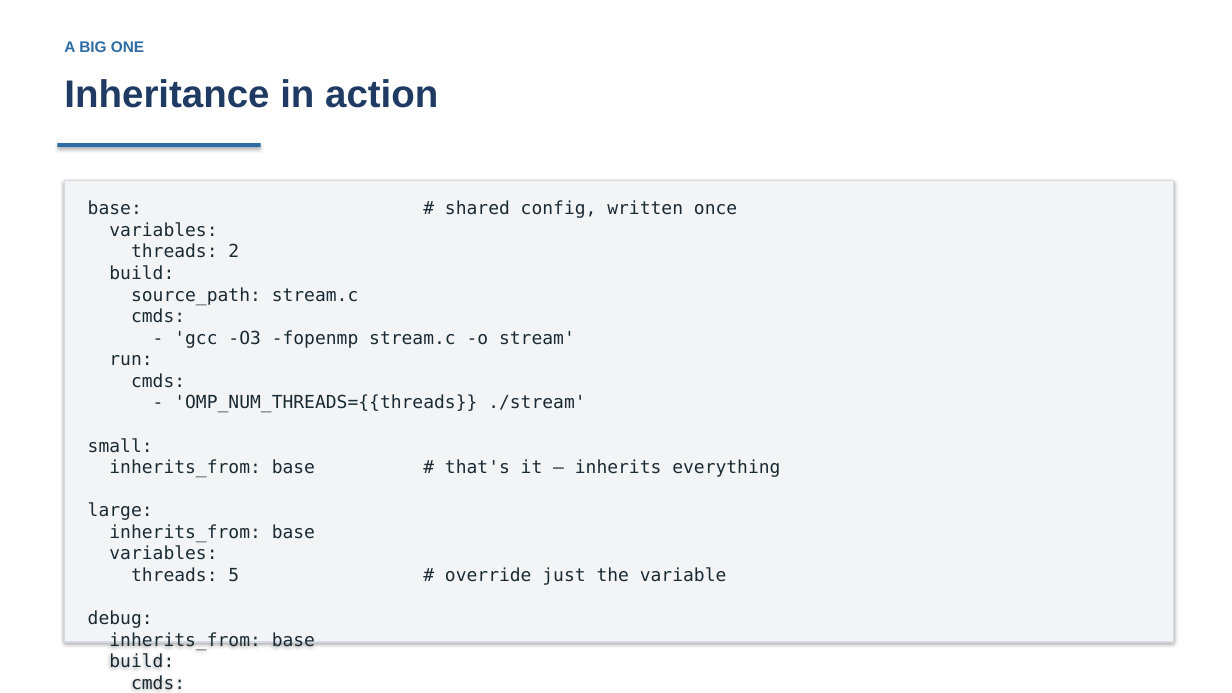
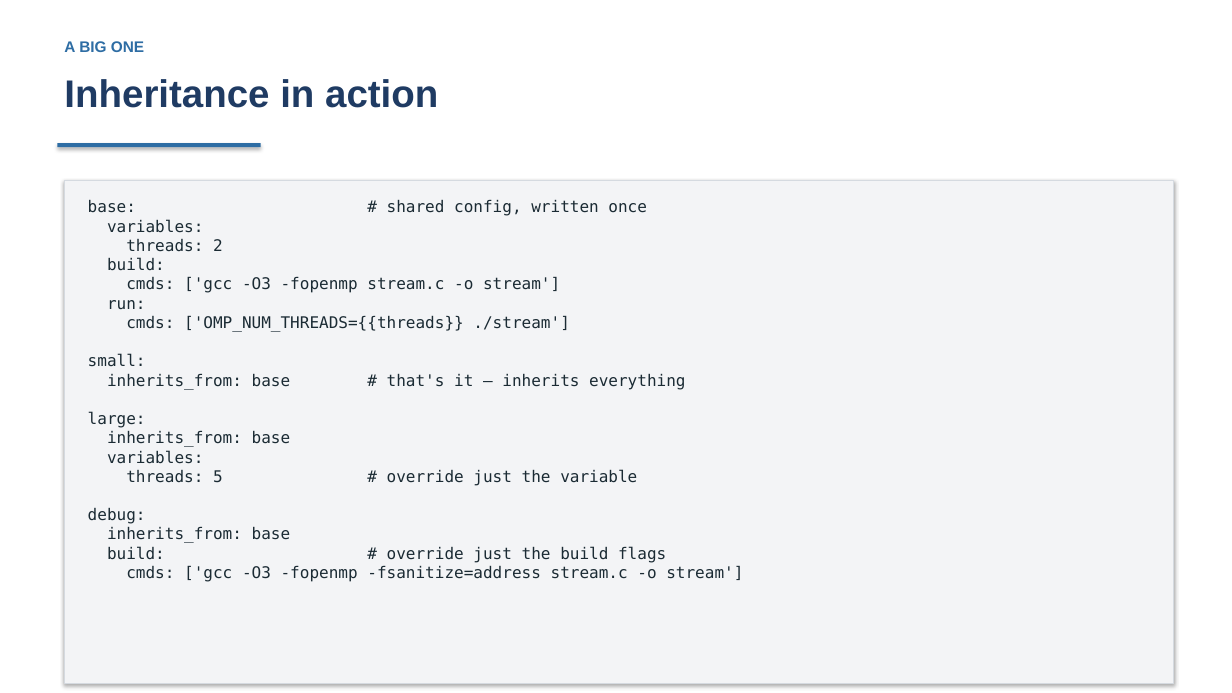
Before and after one commit to curtisecombsjr/pavilion-workshop, a slide deck: slide 12 of pavilion-workshop.pptx. Drawn at 1232x693 pixels with LibreOffice and Linux fonts; fonts in the diff are those of the drawing. Boxes give left, top, right and bottom in pixels: in the first picture for what was removed or moved away, otherwise in the second. Text is boxed around its words. In the diff, an @@ line names an element or a change of style, - is before the commit and + after.

```diff
--- a/pavilion-workshop.pptx
+++ b/pavilion-workshop.pptx
@@ rectangle "base: # shared config, written ...": place and size @@
-rectangle "base: # shared config, written ..." at [65, 180, 1174, 642]
+rectangle "base: # shared config, written ..." at [65, 180, 1174, 684]
@@ text in rectangle at [88, 199, 685, 543]: size 14 to 12.5 pt in "base: # shared config, written once", "variables:", "threads: 2", "build:" and 9 more places @@
@@ text in rectangle at [126, 276, 560, 293]: text changed; size 14 to 12.5 pt @@
-source_path: stream.c
-cmds:
-- 'gcc -O3 -fopenmp stream.c -o stream'
+cmds: ['gcc -O3 -fopenmp stream.c -o stream']
@@ text in rectangle at [126, 315, 569, 332]: text changed; size 14 to 12.5 pt @@
-cmds:
-- 'OMP_NUM_THREADS={{threads}} ./stream'
+cmds: ['OMP_NUM_THREADS={{threads}} ./stream']
@@ text in rectangle at [107, 546, 743, 582]: text changed; size 14 to 12.5 pt @@
-build:
-cmds:
-- 'gcc -O3 -fopenmp -fsanitize=address stream.c -o stream' # override the build
+build: # override just the build flags
+cmds: ['gcc -O3 -fopenmp -fsanitize=address stream.c -o stream']
```
Also in this commit, not shown: 1 other file.
